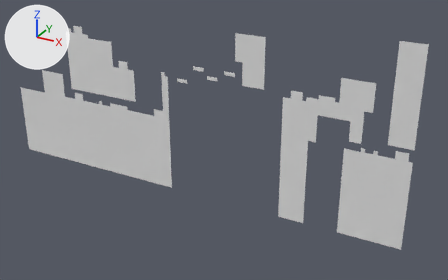
The OBJ model Assets/Tiled2Unity/Meshes/TutorialStage_01.obj: old version first, new version second.
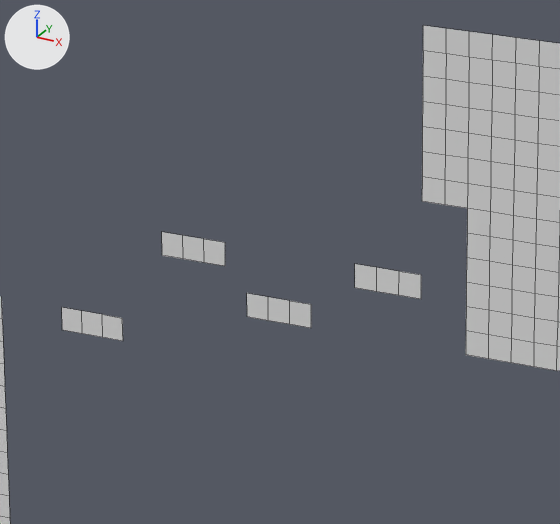
There are two pictures of each version: one whole from a 50 mm lens placed at (23.4, -130.0, 33.4), pointed at (-49.3, 2.1, -32.7), one close up on the part from 37% to 57% of the width and 10% to 40% of the height. Every picture has the same lights, and +X, +Y and +Z are marked at upper left. The close-ups show mesh edges as thin lines. Where no turn or scale is listed for an object, it has been applied to the vertices.

The first close-up shows 'TutorialStage_01'.
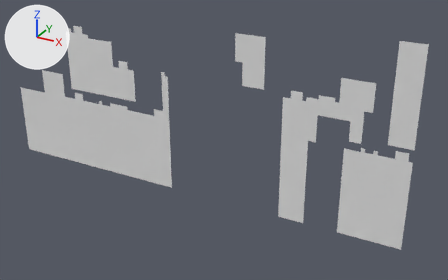
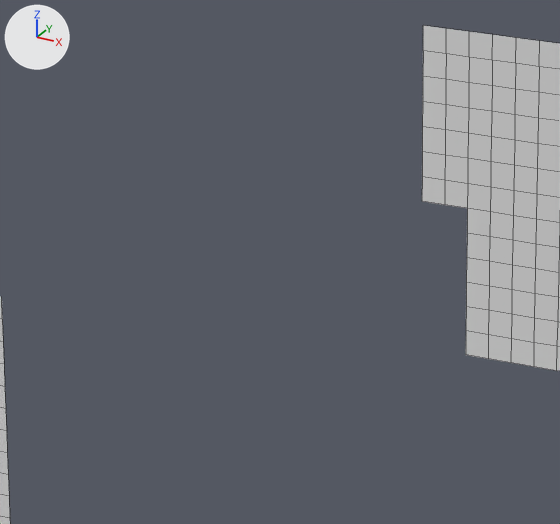
Where the change shows, as pixel boxes (x1, y1, x2, y2) in the close-ups (560 x 524 px):
part 1 of me_tutorialstage_01, deleted
    before: (247, 293, 311, 328)
part 2 of me_tutorialstage_01, deleted
    before: (355, 264, 421, 299)
part 3 of me_tutorialstage_01, deleted
    before: (162, 232, 225, 266)
part 4 of me_tutorialstage_01, deleted
    before: (62, 307, 123, 341)

The change, as a diff of the scene's bpy script:
```diff
--- a/Assets/Tiled2Unity/Meshes/TutorialStage_01.obj.py
+++ b/Assets/Tiled2Unity/Meshes/TutorialStage_01.obj.py
@@ me_tutorialstage_01 @@
 me_tutorialstage_01.from_pydata(...)  # 2927 vertices, 2592 faces; spans x -120.0..0.0, y 0.0, z -50.0..0.0
 # used by ob_tutorialstage_01; location = (0.0, 0.0, 0.0)
+# me_tutorialstage_01 part 1: the loose piece of 8 vertices spanning x -53.0..-50.0, y 0.0, z -16.0..-15.0 is deleted
+# me_tutorialstage_01 part 2: the loose piece of 8 vertices spanning x -48.0..-45.0, y 0.0, z -14.0..-13.0 is deleted
+# me_tutorialstage_01 part 3: the loose piece of 8 vertices spanning x -57.0..-54.0, y 0.0, z -14.0..-13.0 is deleted
+# me_tutorialstage_01 part 4: the loose piece of 8 vertices spanning x -62.0..-59.0, y 0.0, z -18.0..-17.0 is deleted
```
